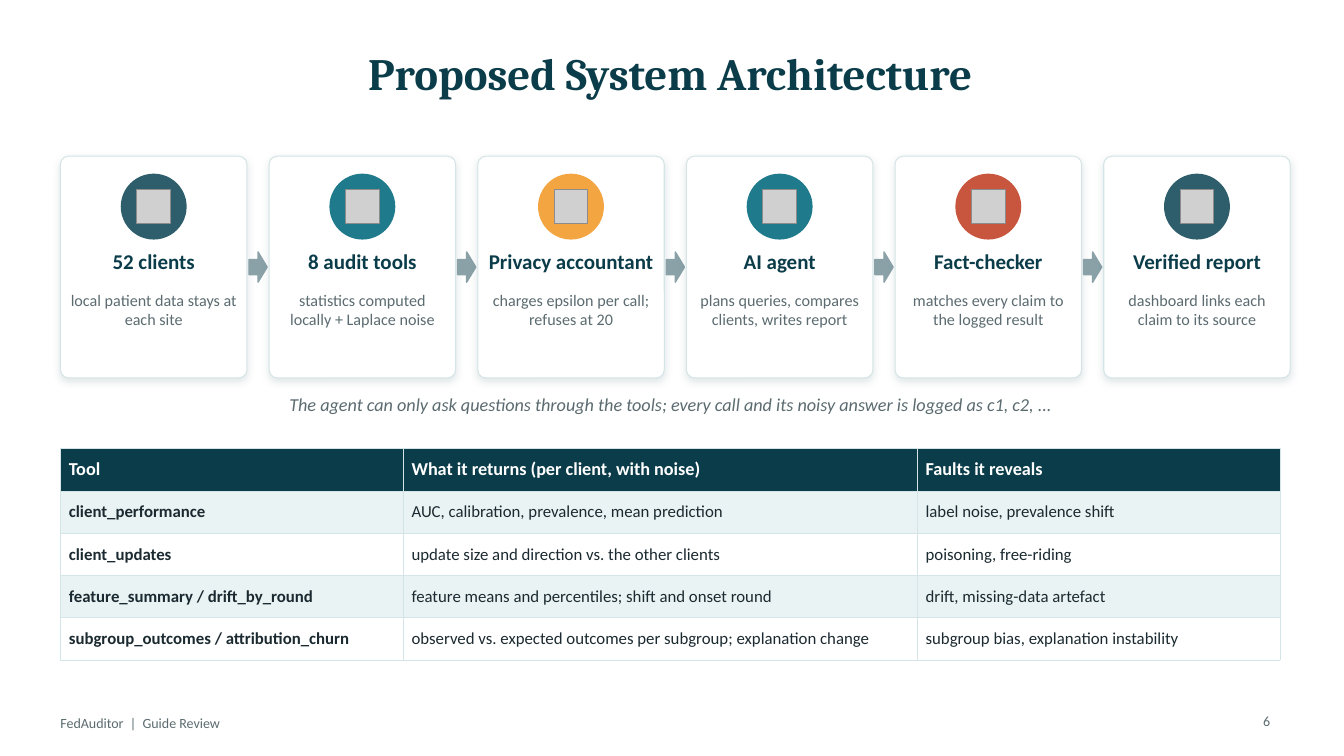
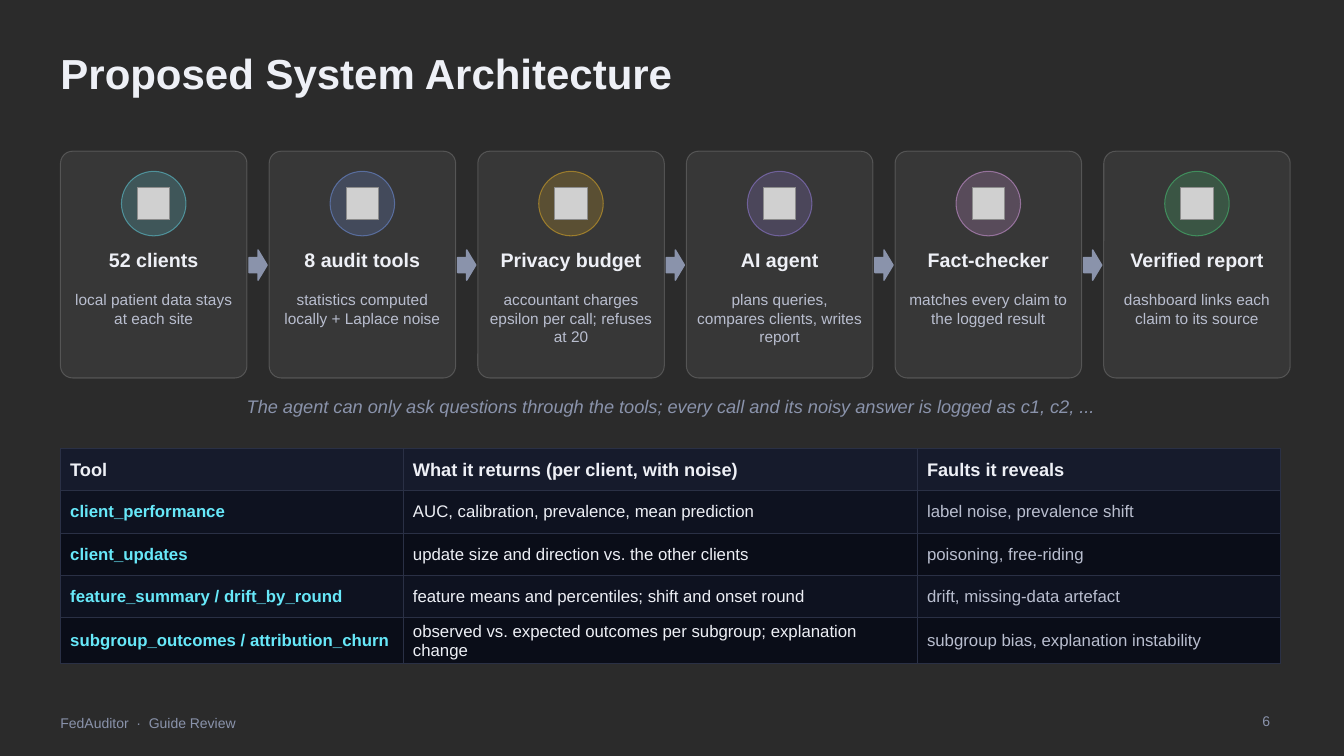
Before and after one commit to sanjayimmanuel24/Fedauditor, a slide deck: slide 6 of docs/presentation/FedAuditor_Guide_Review.pptx. Drawn at 1344x756 pixels with LibreOffice and Linux fonts; fonts in the diff are those of the drawing; grey boxes stand for pictures; background and template pictures are left out; a plain dark background stands for a picture behind light text. Boxes give left, top, right and bottom in pixels: in the first picture for what was removed or moved away, otherwise in the second. Text is boxed around its words. In the diff, an @@ line names an element or a change of style, - is before the commit and + after.

```diff
--- a/docs/presentation/FedAuditor_Guide_Review.pptx
+++ b/docs/presentation/FedAuditor_Guide_Review.pptx
@@ background #FFFFFF to picture (left out) @@
@@ title "Proposed System Architecture" at (60, 58, 672, 97): size 32 to 30 pt, font Cambria to Arial, text colour #0B3C49 to #EEF0F6; alignment centre to left @@
@@ rounded rectangle: place and size @@
-rounded rectangle at (60, 156, 247, 378)
+rounded rectangle at (60, 151, 247, 378)
@@ ellipse at (122, 171, 187, 236): fill #2E5E6B to #67E8F9 at 18% opacity; outline #2E5E6B 1 pt to #67E8F9 0.75 pt @@
@@ rounded rectangle: place and size @@
-rounded rectangle at (269, 156, 456, 378)
+rounded rectangle at (269, 151, 456, 378)
@@ ellipse at (330, 171, 394, 236): fill #1F7A8C to #7AA2FF at 18% opacity; outline #1F7A8C 1 pt to #7AA2FF 0.75 pt @@
@@ rounded rectangle: place and size @@
-rounded rectangle at (478, 156, 664, 378)
+rounded rectangle at (478, 151, 664, 378)
@@ ellipse at (538, 171, 603, 236): fill #F2A541 to #FBBF24 at 18% opacity; outline #F2A541 1 pt to #FBBF24 0.75 pt @@
@@ rounded rectangle: place and size @@
-rounded rectangle at (687, 156, 873, 378)
+rounded rectangle at (687, 151, 873, 378)
@@ ellipse at (748, 171, 813, 236): fill #1F7A8C to #A78BFA at 18% opacity; outline #1F7A8C 1 pt to #A78BFA 0.75 pt @@
@@ rounded rectangle: place and size @@
-rounded rectangle at (895, 156, 1082, 378)
+rounded rectangle at (895, 151, 1082, 378)
@@ ellipse at (956, 171, 1020, 236): fill #C8553D to #F0ABFC at 18% opacity; outline #C8553D 1 pt to #F0ABFC 0.75 pt @@
@@ fill #FFFFFF to #FFFFFF at 6% opacity; outline #D5E4E6 0.75 pt to #FFFFFF 0.75 pt; shadow off; proportions changed in 6 elements at (60, 151, 247, 378), (269, 151, 456, 378), (478, 151, 664, 378), (687, 151, 873, 378), (895, 151, 1082, 378), (1104, 151, 1291, 378) @@
@@ rounded rectangle: place and size @@
-rounded rectangle at (1104, 156, 1291, 378)
+rounded rectangle at (1104, 151, 1291, 378)
@@ ellipse at (1165, 171, 1229, 236): fill #2E5E6B to #4ADE80 at 18% opacity; outline #2E5E6B 1 pt to #4ADE80 0.75 pt @@
@@ text at (501, 252, 641, 271): text changed; size 15 to 14 pt; font Calibri to Arial; text colour #0B3C49 to #EEF0F6 @@
-Privacy accountant
+Privacy budget
@@ fill #8AA1A8 to #8A93AB; outline #8AA1A8 1 pt to #8A93AB 1 pt in 5 elements at (249, 250, 267, 280), (458, 250, 476, 280), (666, 250, 685, 280), (875, 250, 893, 280), (1084, 250, 1102, 280) @@
@@ size 15 to 14 pt, font Calibri to Arial, text colour #0B3C49 to #EEF0F6 in 5 elements at (109, 252, 198, 267), (304, 252, 420, 267), (741, 253, 818, 271), (928, 252, 1049, 267), (1130, 252, 1264, 271) @@
@@ text at (490, 294, 652, 342): text changed; size 11.5 to 11 pt; font Calibri to Arial; text colour #5B6B70 to #B9BECF @@
-charges epsilon per call; refuses at 20
+accountant charges epsilon per call; refuses at 20
@@ size 11.5 to 11 pt, font Calibri to Arial, text colour #5B6B70 to #B9BECF in 5 elements at (75, 294, 232, 324), (284, 294, 440, 327), (697, 294, 861, 345), (909, 294, 1067, 327), (1124, 294, 1269, 324) @@
@@ text "The agent can only ask ..." at (247, 400, 1074, 417): font Calibri to Arial, text colour #5B6B70 to #8A93AB @@
@@ table at (60, 449, 1280, 664) @@
@@ fill #0B3C49 to #161B2C in row 1 @@
@@ fill #EAF3F4 to #0E1220 in 6 cells @@
@@ fill #FFFFFF to #0A0D18 in 6 cells @@
@@ font Calibri to Arial @@
@@ text colour #FFFFFF to #EEF0F6 in "Tool", "What it returns (per client, with noise)", "Faults it reveals" @@
@@ text colour #1B2A30 to #67E8F9 in "client_performance", "client_updates", "feature_summary / drift_by_round", "subgroup_outcomes / attribution_churn" @@
@@ text colour #1B2A30 to #EEF0F6 in "AUC, calibration, prevalence, mean prediction", "update size and direction vs. the other ...", "feature means and percentiles; shift and onset ...", "observed vs. expected outcomes per subgroup; explanation ..." @@
@@ text colour #1B2A30 to #B9BECF in "label noise, prevalence shift", "poisoning, free-riding", "drift, missing-data artefact", "subgroup bias, explanation instability" @@
@@ borders changed @@
@@ text at (60, 718, 236, 728): text changed; font Calibri to Arial; text colour #5B6B70 to #8A93AB @@
-FedAuditor | Guide Review
+FedAuditor · Guide Review
@@ page number at (1262, 716, 1270, 726): font Calibri to Arial, text colour #5B6B70 to #8A93AB @@
```
Also in this commit, not shown: 11 other slides changed, 24 other files.
